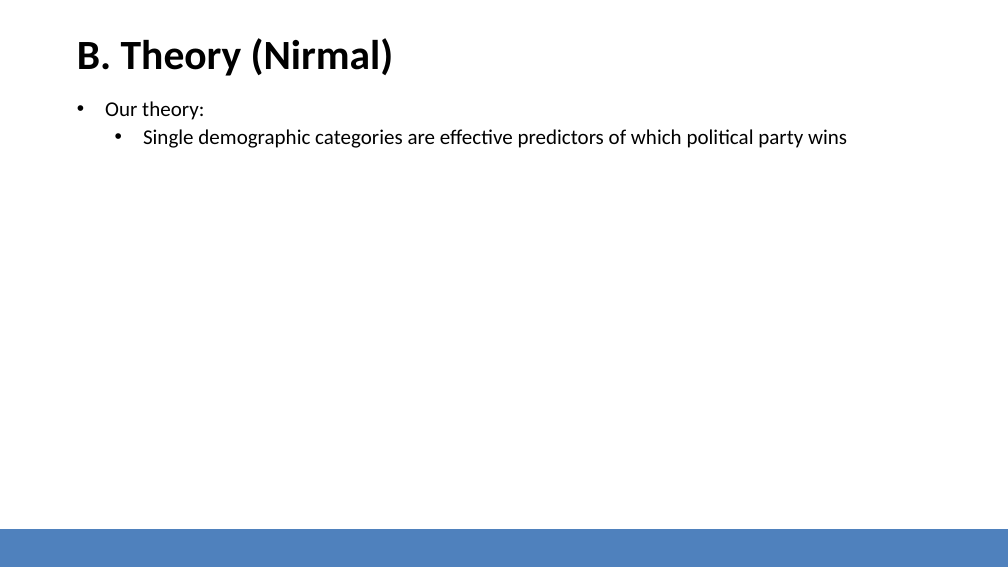
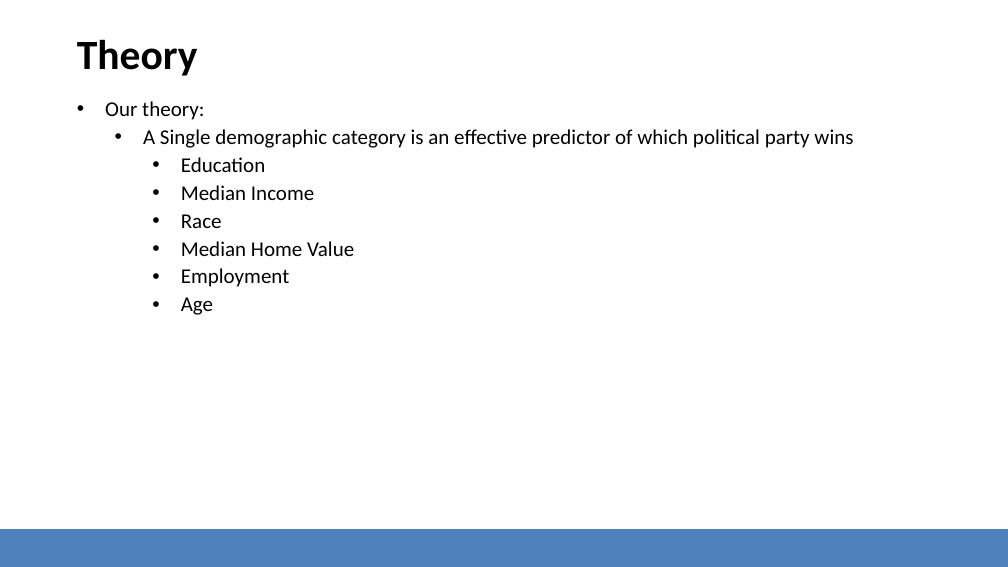
Before and after one commit to Davis1776/2016_Election_and_Demographics, a slide deck: slide 4 of 2020-01-OldTimersPresentation.pptx. Drawn at 1008x567 pixels with LibreOffice and Linux fonts; fonts in the diff are those of the drawing; background and template pictures are left out. Boxes give left, top, right and bottom in pixels: in the first picture for what was removed or moved away, otherwise in the second. Text is boxed around its words. In the diff, an @@ line names an element or a change of style, - is before the commit and + after.

```diff
--- a/2020-01-OldTimersPresentation.pptx
+++ b/2020-01-OldTimersPresentation.pptx
@@ title at [77,39,198,76]: text changed @@
-B. Theory (Nirmal)
+Theory
@@ text at [143,129,853,315]: text changed @@
-  • Single demographic categories are effective predictors of which political party wins
+  • A Single demographic category is an effective predictor of which political party wins
+    • Education
+    • Median Income
+    • Race
+    • Median Home Value
+    • Employment
+    • Age
```
Also in this commit, not shown: 6 other slides changed, 11 slides added, 4 slides removed, 30 other files.
